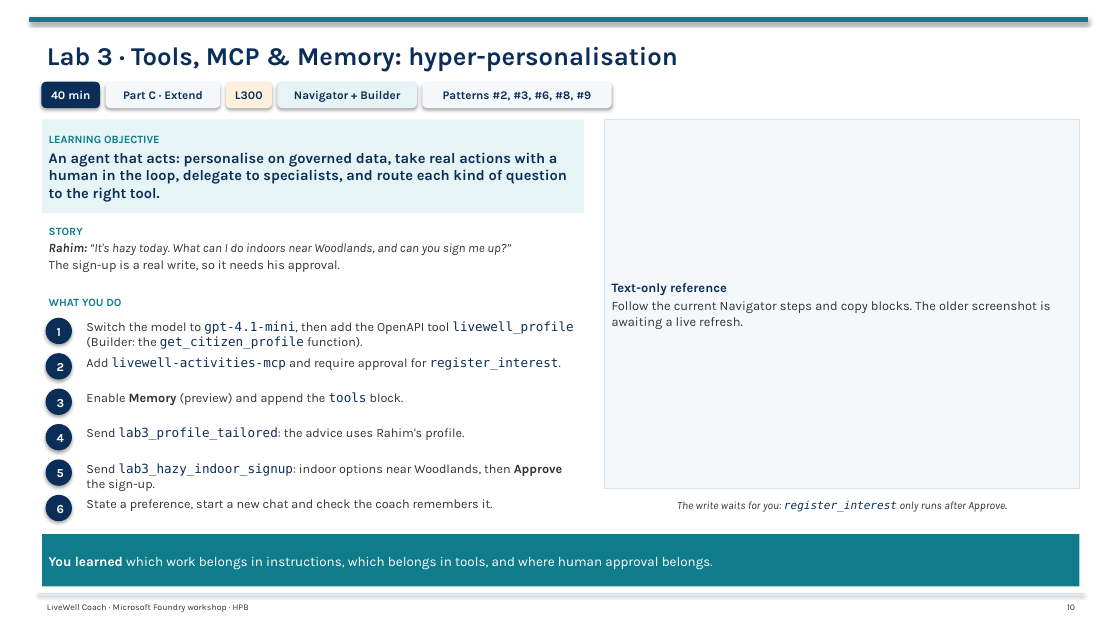
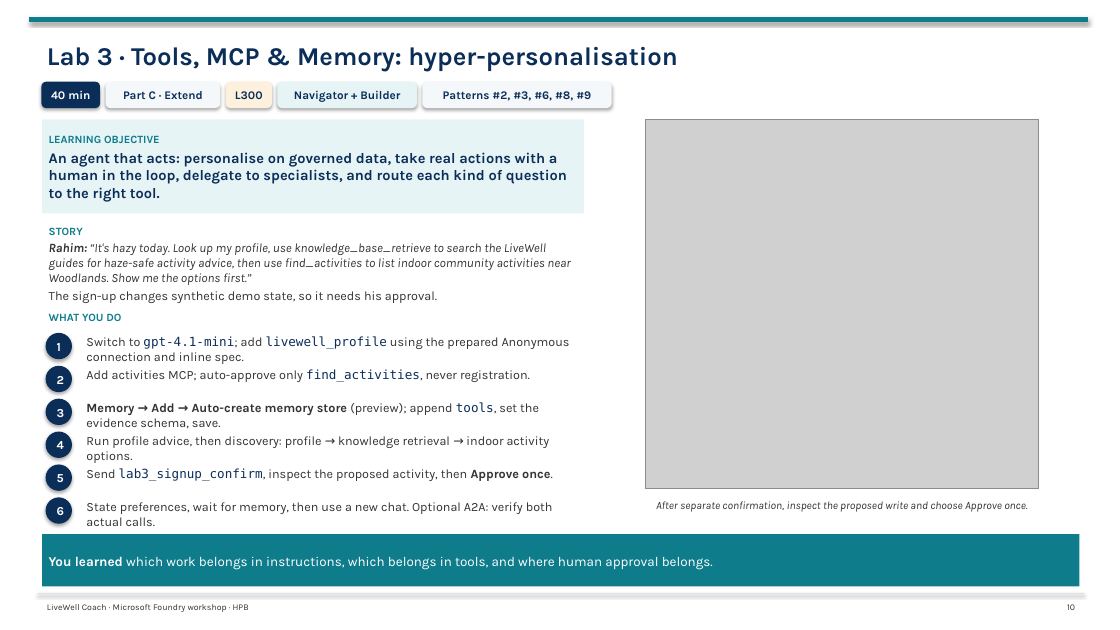
Before and after one commit to tonirex/hpb-foundry-workshop, a slide deck: slide 10 of deck/LiveWell-Lab-Flow.pptx. Drawn at 1120x630 pixels with LibreOffice and Linux fonts; fonts in the diff are those of the drawing; grey boxes stand for pictures. Boxes give left, top, right and bottom in pixels: in the first picture for what was removed or moved away, otherwise in the second. Text is boxed around its words. In the diff, an @@ line names an element or a change of style, - is before the commit and + after.

```diff
--- a/deck/LiveWell-Lab-Flow.pptx
+++ b/deck/LiveWell-Lab-Flow.pptx
@@ rectangle removed at [605, 119, 1080, 489] @@
-Text-only reference
-Follow the current Navigator steps and copy blocks. The older screenshot is awaiting a live refresh.
@@ picture added at [645, 119, 1038, 489] @@
@@ text at [49, 243, 570, 303]: text changed @@
-Rahim: “It's hazy today. What can I do indoors near Woodlands, and can you sign me up?”
-The sign-up is a real write, so it needs his approval.
+Rahim: “It's hazy today. Look up my profile, use knowledge_base_retrieve to search the LiveWell guides for haze-safe activity advice, then use find_activities to list indoor community activities near Woodlands. Show me the options first.”
+The sign-up changes synthetic demo state, so it needs his approval.
@@ text "WHAT YOU DO": place and size @@
-text "WHAT YOU DO" at [49, 298, 121, 306]
+text "WHAT YOU DO" at [49, 313, 121, 321]
@@ ellipse "1": place and size @@
-ellipse "1" at [46, 318, 71, 344]
+ellipse "1" at [46, 334, 71, 359]
@@ text at [86, 336, 570, 364]: text changed @@
-Switch the model to gpt-4.1-mini, then add the OpenAPI tool livewell_profile (Builder: the get_citizen_profile function).
+Switch to gpt-4.1-mini; add livewell_profile using the prepared Anonymous connection and inline spec.
@@ 3 ellipses: place and size @@
-3 ellipses at [46, 354, 71, 450]
+3 ellipses at [46, 366, 71, 457]
@@ text at [86, 369, 530, 382]: text changed; font DejaVu Sans Mono to Karla; text colour #0B2E59 to #333333 @@
-Add livewell-activities-mcp and require approval for register_interest.
+Add activities MCP; auto-approve only find_activities, never registration.
@@ text at [86, 402, 539, 428]: text changed @@
-Enable Memory (preview) and append the tools block.
+Memory → Add → Auto-create memory store (preview); append tools, set the evidence schema, save.
@@ text at [86, 436, 550, 463]: text changed @@
-Send lab3_profile_tailored: the advice uses Rahim's profile.
+Run profile advice, then discovery: profile → knowledge retrieval → indoor activity options.
@@ ellipse "5": place and size @@
-ellipse "5" at [46, 460, 71, 486]
+ellipse "5" at [46, 465, 71, 491]
@@ text at [86, 468, 553, 481]: text changed @@
-Send lab3_hazy_indoor_signup: indoor options near Woodlands, then Approve the sign-up.
+Send lab3_signup_confirm, inspect the proposed activity, then Approve once.
@@ text at [86, 502, 553, 526]: text changed @@
-State a preference, start a new chat and check the coach remembers it.
+State preferences, wait for memory, then use a new chat. Optional A2A: verify both actual calls.
@@ text at [656, 501, 1027, 512]: text changed @@
-The write waits for you: register_interest only runs after Approve.
+After separate confirmation, inspect the proposed write and choose Approve once.
```
Also in this commit, not shown: 5 other slides changed, 23 other files.
